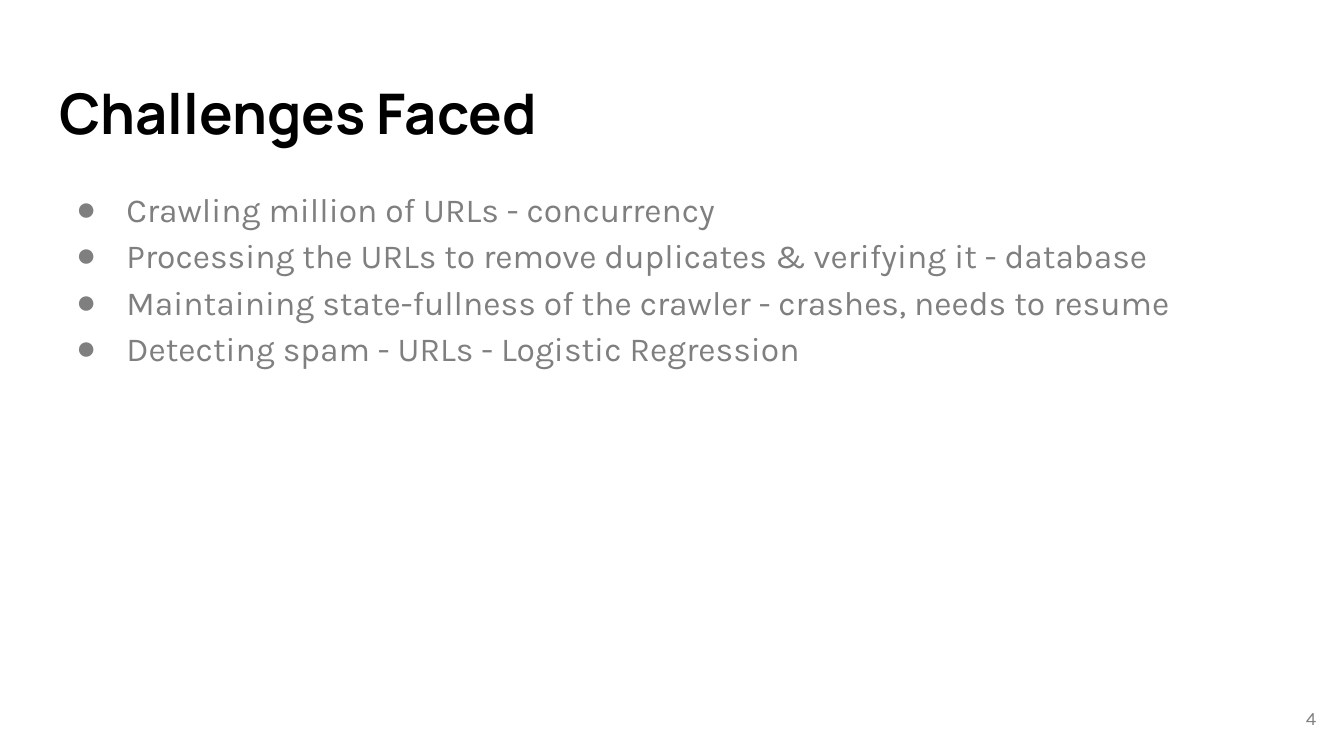
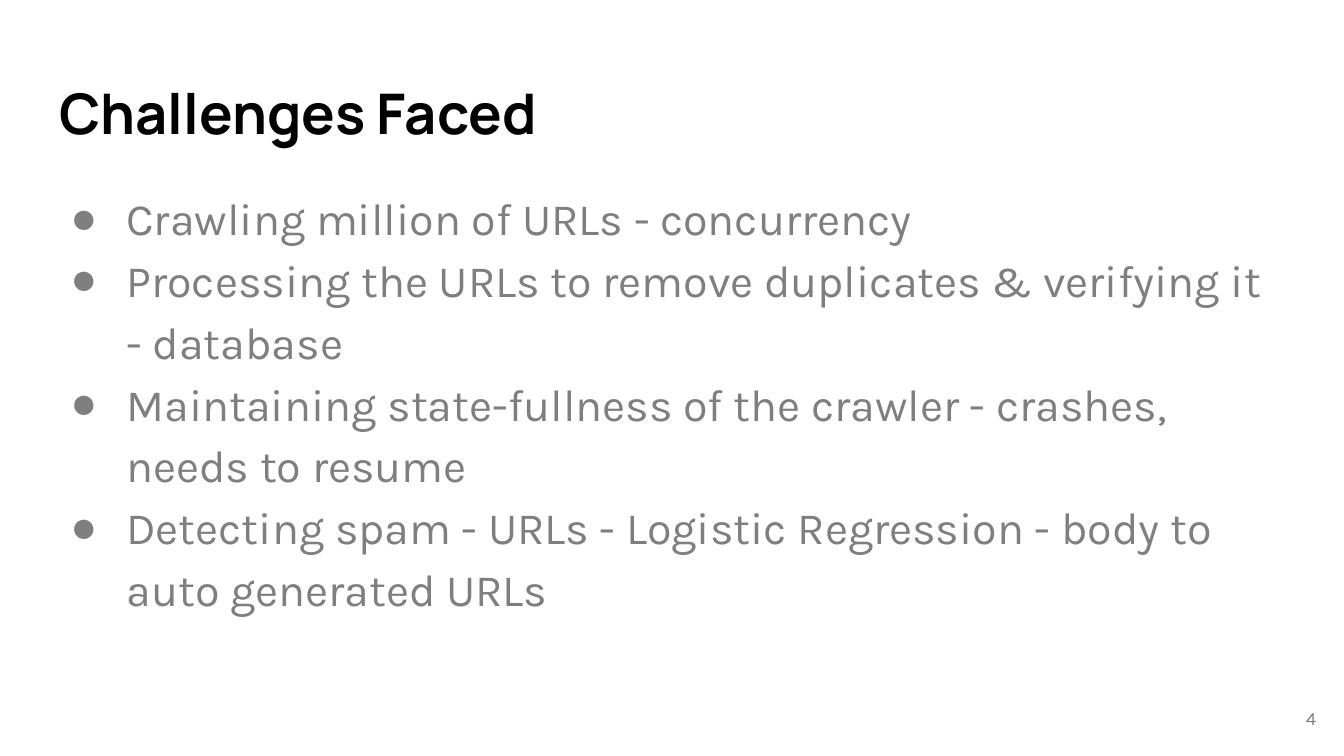
Before and after one commit to jiaminghong/camelcrawler, a slide deck: slide 4 of FinalPresentation.pptx. Drawn at 1344x756 pixels with LibreOffice and Linux fonts; fonts in the diff are those of the drawing. Boxes give left, top, right and bottom in pixels: in the first picture for what was removed or moved away, otherwise in the second. Text is boxed around its words. In the diff, an @@ line names an element or a change of style, - is before the commit and + after.

```diff
--- a/FinalPresentation.pptx
+++ b/FinalPresentation.pptx
@@ text at <box>126,204,1261,483</box>: size 18 to 24 pt in "Crawling million of URLs - concurrency", "Processing the URLs to remove duplicates & ...", "Maintaining state-fullness of the crawler - crashes, ..."; indent changed @@
@@ text at <box>126,513,1211,617</box>: text changed; size 18 to 24 pt @@
-● Detecting spam - URLs - Logistic Regression
+● Detecting spam - URLs - Logistic Regression - body to auto generated URLs
```
Also in this commit, not shown: 3 other slides changed, 3 slides added, 1 slide removed.
